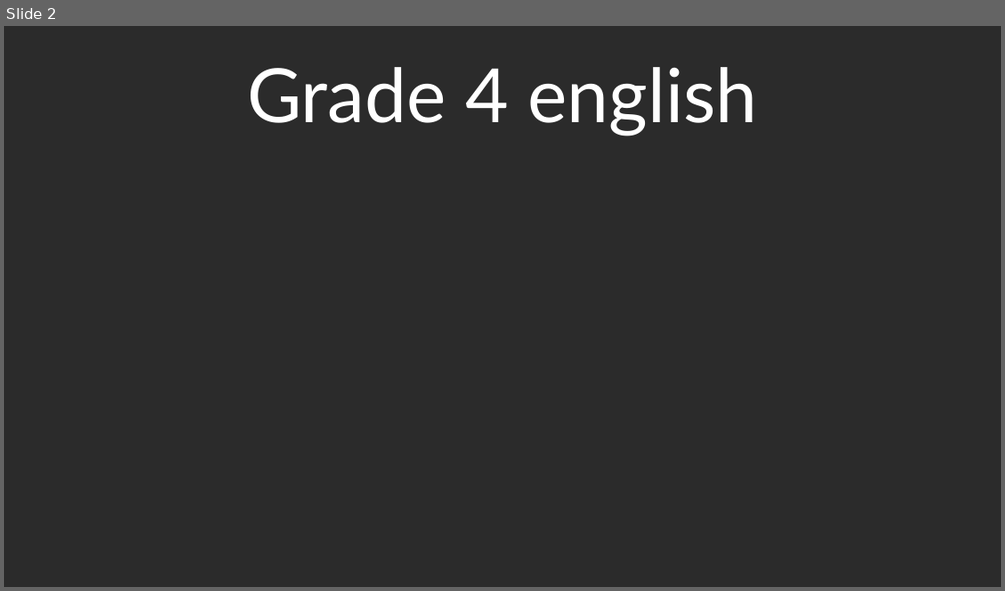
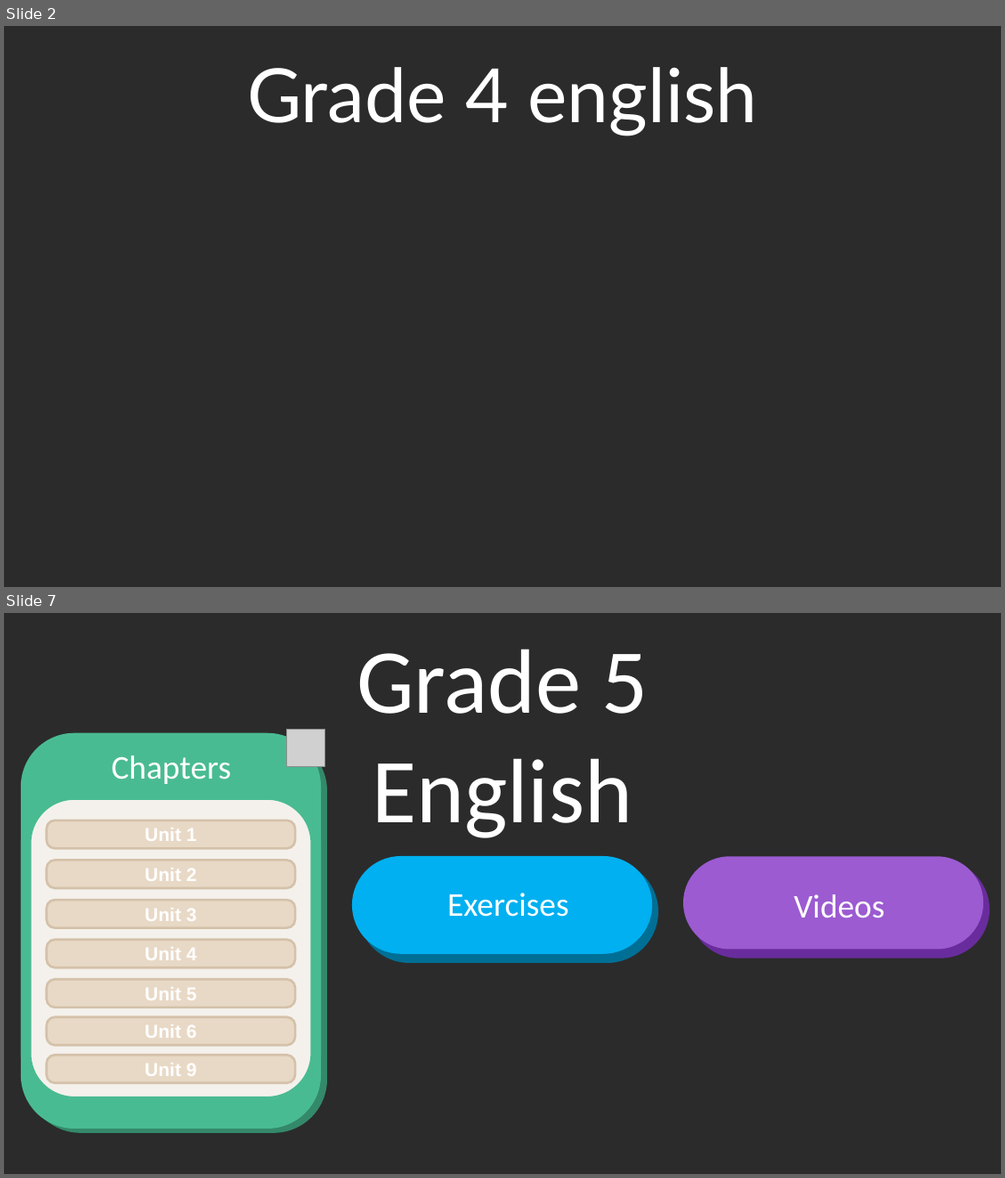
Before and after one commit to ntrk08/english-stefano, a slide deck: main.pptx. Shown one above the other, each under a label of ours: slide 2 before the commit, slides 2 and 7 after it; the slides between them are not shown. The pictures are 1005x591 and 1005x1178 pixels, drawn with LibreOffice and Linux fonts; fonts in the diff are those of the drawing; grey boxes stand for pictures; background and template pictures are left out; a plain dark background stands for a picture behind light text. Boxes give left, top, right and bottom in pixels: in the first picture for what was removed or moved away, otherwise in the second. Text is boxed around its words. In the diff, an @@ line names an element or a change of style, - is before the commit and + after.

```diff
--- a/main.pptx
+++ b/main.pptx
@@ slide 7 added at [4, 613, 1001, 1174], background picture (left out) @@
@@ text added at [356, 649, 648, 838], 88 pt, text #FFFFFF @@
+Grade 5 English
@@ rounded rectangle added at [25, 738, 316, 1123], fill #49BB92, outline #49BB92 10 pt @@
@@ rounded rectangle added at [32, 742, 323, 1127], fill #49BB92, outline #33896A 10 pt @@
@@ picture added at [287, 729, 324, 766] @@
@@ text added at [112, 755, 232, 784], 32 pt, text #FFFFFF @@
+Chapters
@@ rounded rectangle added at [25, 795, 316, 1102], fill #F4F1EC, outline #49BB92 10 pt @@
@@ rounded rectangle added at [47, 820, 296, 849], fill #E8D9C6, outline #D4C1A9 2.25 pt, 18 pt, text #FFFFFF, bold @@
+Unit 1
@@ rounded rectangle added at [47, 860, 296, 888], fill #E8D9C6, outline #D4C1A9 2.25 pt, 18 pt, text #FFFFFF, bold @@
+Unit 2
@@ rounded rectangle added at [357, 861, 647, 949], fill #00B0F0, outline #00B0F0 10 pt @@
@@ rounded rectangle added at [364, 866, 654, 957], fill #49BB92, outline #006F96 10 pt @@
@@ rounded rectangle added at [688, 861, 979, 943], fill #9C5BD1, outline #9C5BD1 10 pt @@
@@ rounded rectangle added at [695, 866, 985, 952], fill #49BB92, outline #692C9C 10 pt @@
@@ rounded rectangle added at [47, 900, 296, 928], fill #E8D9C6, outline #D4C1A9 2.25 pt, 18 pt, text #FFFFFF, bold @@
+Unit 3
@@ text added at [447, 892, 569, 916], 32 pt, text #FFFFFF @@
+Exercises
@@ text added at [793, 894, 884, 917], 32 pt, text #FFFFFF @@
+Videos
@@ rounded rectangle added at [47, 940, 296, 968], fill #E8D9C6, outline #D4C1A9 2.25 pt, 18 pt, text #FFFFFF, bold @@
+Unit 4
@@ rounded rectangle added at [47, 980, 296, 1008], fill #E8D9C6, outline #D4C1A9 2.25 pt, 18 pt, text #FFFFFF, bold @@
+Unit 5
@@ rounded rectangle added at [47, 1017, 296, 1046], fill #E8D9C6, outline #D4C1A9 2.25 pt, 18 pt, text #FFFFFF, bold @@
+Unit 6
@@ rounded rectangle added at [47, 1055, 296, 1083], fill #E8D9C6, outline #D4C1A9 2.25 pt, 18 pt, text #FFFFFF, bold @@
+Unit 9
```
Also in this commit, not shown: 1 slide changed, 5 other slides added, 2 other files.
